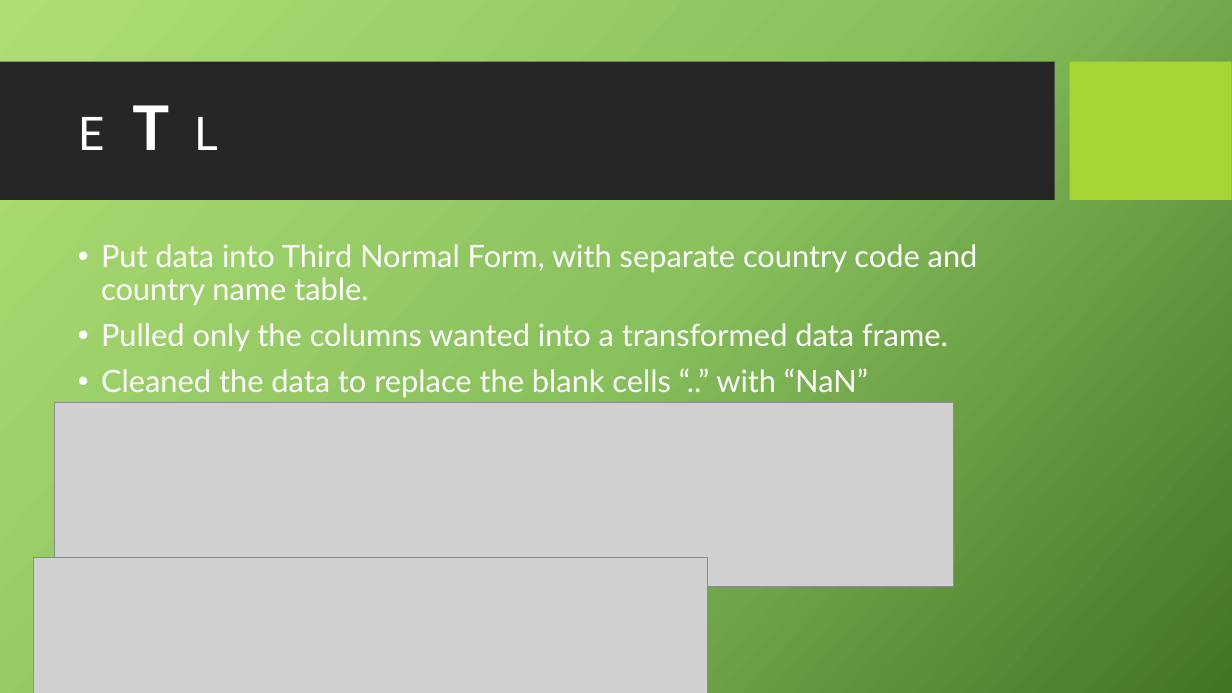
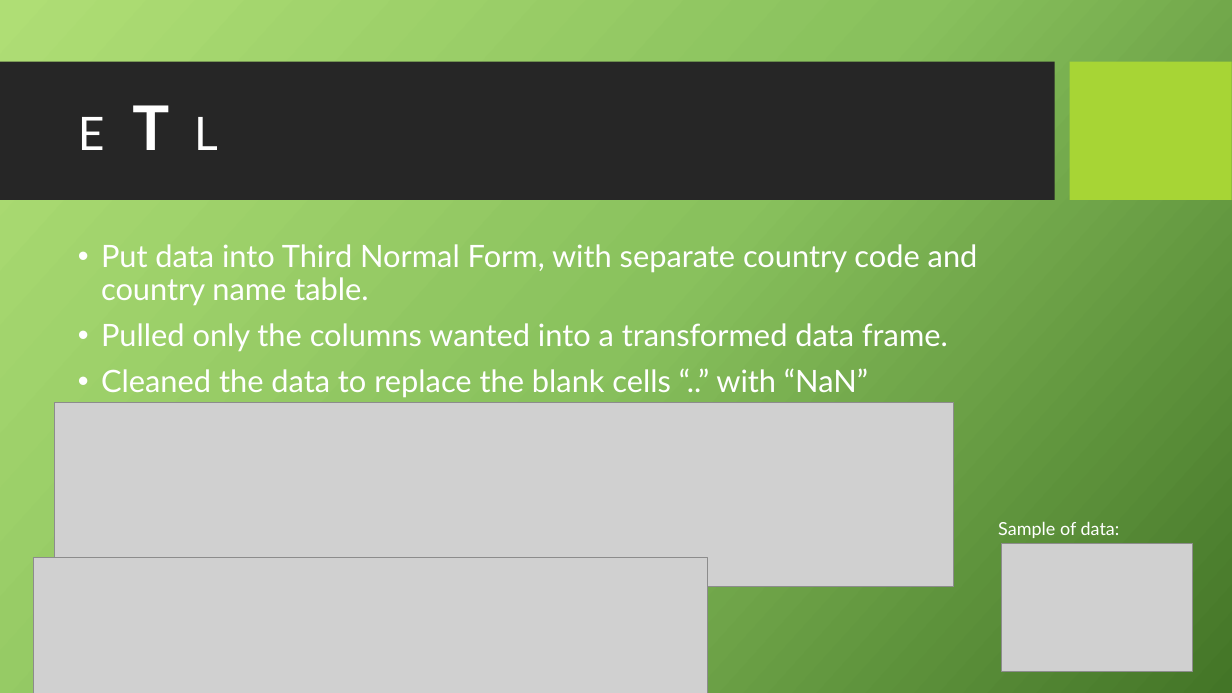
Before and after one commit to ashleep/Project-2-Pounds.Garland, a slide deck: slide 4 of ETL Project Presentation.pptx (slide 3 before the commit). Drawn at 1232x693 pixels with LibreOffice and Linux fonts; fonts in the diff are those of the drawing; grey boxes stand for pictures; background and template pictures are left out. Boxes give left, top, right and bottom in pixels: in the first picture for what was removed or moved away, otherwise in the second. Text is boxed around its words. In the diff, an @@ line names an element or a change of style, - is before the commit and + after.

```diff
--- a/ETL Project Presentation.pptx
+++ b/ETL Project Presentation.pptx
@@ text added at bbox=[998, 521, 1120, 538], 14 pt, text #FFFFFF @@
+Sample of data:
@@ picture added at bbox=[1002, 543, 1193, 672] @@
```
Also in this commit, not shown: 2 other slides changed, 2 slides added, 1 other file.
